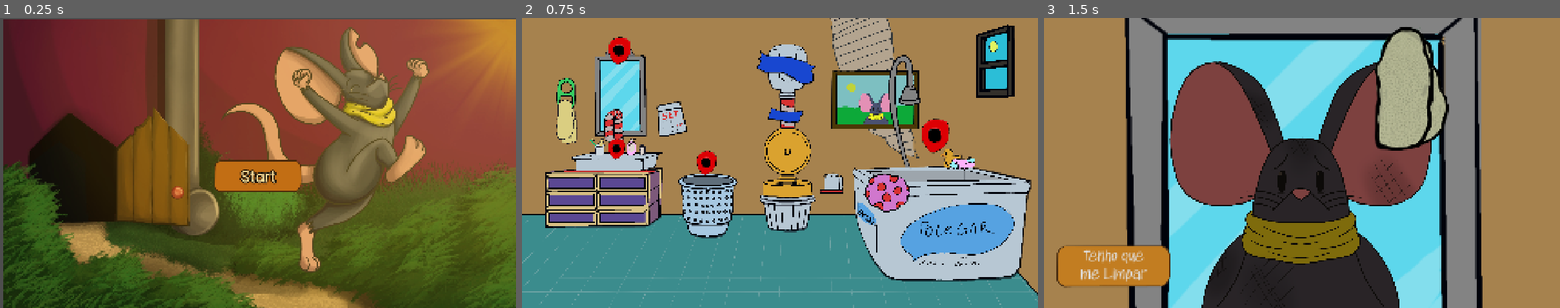
Above: before the commit, frames 1-3 (left to right).
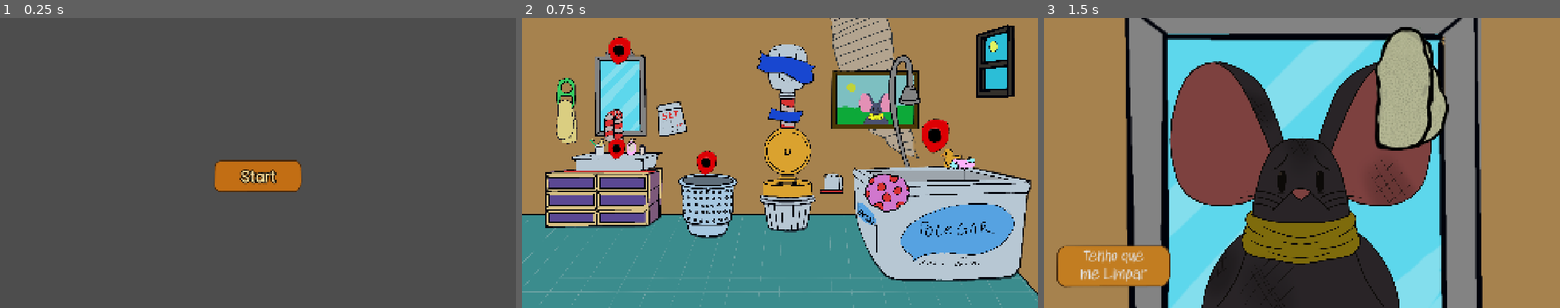
Above: after the commit, the same moments.

Repository: Moonymoon1/Criathlon
Game: Godot game, scene res://scenes/main_menu.tscn
Two runs of this game, one before a commit and one after it. Both use one fixed random seed, a clock stepped at 60 frames per second and the inputs below. Video files are missing from this copy of the repository; at most half a second of black plays in their place.
Inputs (mouse positions are in pixels of both pictures, inside the frame that each line leads up to):
- Up to frame 1 (0.25 s): no input
- Up to frame 2 (0.75 s): click "Start" at 0.5 s
- Up to frame 3 (1.5 s): tap Enter (ui_accept) at 1.25 s; drag from (1142, 96) to (1467, 218) at 1.27 s

The runs differ from the first frame. In frame 1, 97% of the frame differs, in the area x 0-100%, y 0-100%; in frame 2, nothing differs; in frame 3, nothing differs.

Commit message:
Revert "Merge branch 'main_2' of https://github.com/Moonymoon1/Criathlon into main_2"
This reverts commit c6d7aa84db5594843b6f7ae6e682b72def59c65c, reversing
changes made to 34cb37ba6372c3bece107e1a2c30e4d5fc2ad24a.

Diff:
--- a/project.godot
+++ b/project.godot
@@ -13,7 +13,7 @@
 config/name="Criathlon"
 run/main_scene="uid://ibgatj1cr2yf"
 config/features=PackedStringArray("4.7", "Forward Plus")
-config/icon="uid://42lop5bgxpxb"
+config/icon="res://icon.svg"
 
 [autoload]
 
--- a/scenes/main_menu.tscn
+++ b/scenes/main_menu.tscn
@@ -1,15 +1,10 @@
 [gd_scene format=3 uid="uid://ibgatj1cr2yf"]
 
-[ext_resource type="Texture2D" uid="uid://b4uu3ew147d2v" path="res://Sprite/ratofelizfinal.jpg" id="1_ekxnf"]
 [ext_resource type="PackedScene" uid="uid://7cgptik2v5bh" path="res://objects/main_menu_ui.tscn" id="1_l6cm7"]
 
 [node name="main_menu" type="Node2D" unique_id=1950527030]
 modulate = Color(1, 0.8784314, 0.6039216, 1)
 
-[node name="Sprite2D" type="Sprite2D" parent="." unique_id=2045469560]
-position = Vector2(970, 546)
-texture = ExtResource("1_ekxnf")
-
 [node name="main_menu_UI" parent="." unique_id=1789508741 instance=ExtResource("1_l6cm7")]
 offset_right = 1920.0
 offset_bottom = 1080.0
Binary file removed: Sprite/ratofelizfinal.jpg
Not shown, removed: Sprite/ratofelizfinal.jpg.import
